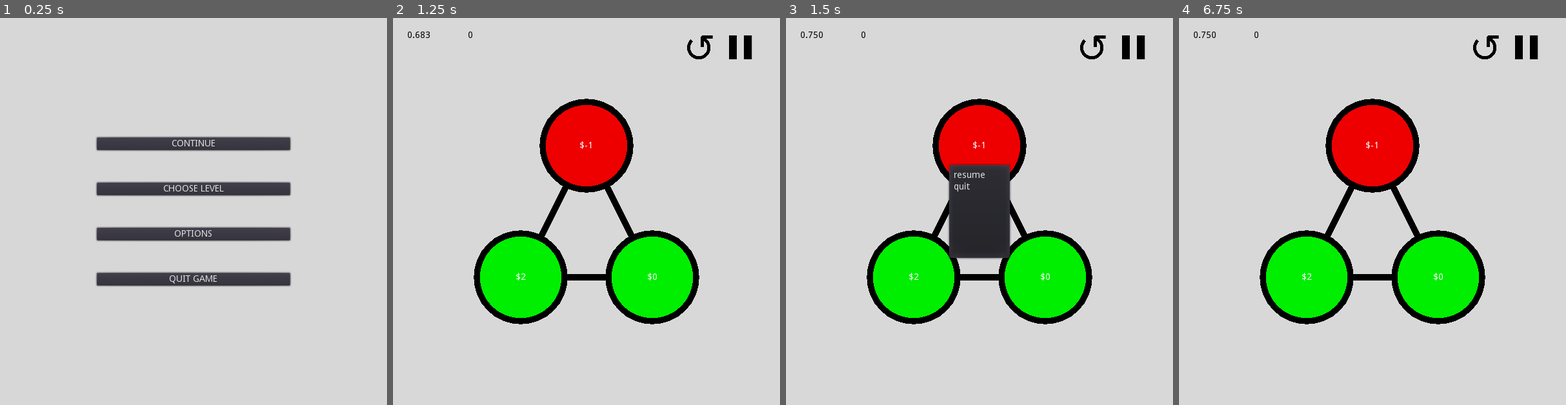
Above: before the commit, frames 1-4 (left to right).
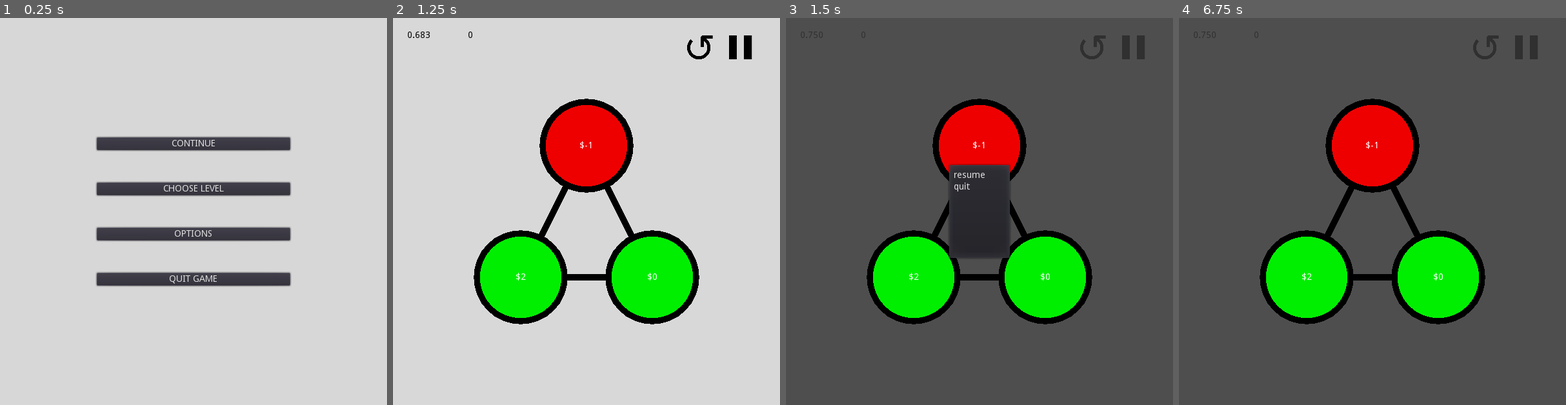
Above: after the commit, the same moments.

Repository: Inglo-Games/dollar-shuffle
Game: Godot game, scene res://scenes/main_menu.tscn
Same seed, same stepped clock (60 frames per second), same inputs: the game is played once before the commit and once after it.
Inputs (mouse positions are in pixels of both pictures, inside the frame that each line leads up to):
- Up to frame 1 (0.25 s): no input
- Up to frame 2 (1.25 s): click "CONTINUE" at 0.5 s
- Up to frame 3 (1.5 s): click (1134, 48) at 1.25 s
- Up to frame 4 (6.75 s): tap Enter at 2, 3.5, 5 s; move the mouse to (1457, 192) at 2.02 s; click (1457, 192) at 2.1 s; tap Space at 2.75, 4.25, 5.75 s; move the mouse to (1295, 230) at 2.77 s; right-click (1295, 230) at 2.85 s; move the mouse to (1411, 126) at 3.52 s; click (1411, 126) at 3.6 s; move the mouse to (1353, 288) at 4.27 s; right-click (1353, 288) at 4.35 s; move the mouse to (1488, 269) at 5.02 s; click (1488, 269) at 5.1 s; move the mouse to (1256, 153) at 5.77 s; right-click (1256, 153) at 5.85 s; move the mouse to (1391, 211) at 6.52 s; click (1391, 211) at 6.6 s

Frames 1-2 are identical in both runs. In frame 3, 83% of the frame differs, in the area x 0-100%, y 0-100%; in frame 4, 86%.

Commit message:
Adding obscuring background during pause

Diff:
--- a/scenes/game.tscn
+++ b/scenes/game.tscn
@@ -131,3 +131,19 @@
 group = null
 texture_normal = ExtResource( 3 )
 _sections_unfolded = [ "Anchor", "Margin", "Pause", "Rect", "Textures", "Transform" ]
+
+[node name="pause_background" type="ColorRect" parent="." index="5"]
+
+visible = false
+anchor_left = 0.0
+anchor_top = 0.0
+anchor_right = 1.0
+anchor_bottom = 1.0
+rect_pivot_offset = Vector2( 0, 0 )
+rect_clip_content = false
+mouse_filter = 0
+mouse_default_cursor_shape = 0
+size_flags_horizontal = 1
+size_flags_vertical = 1
+color = Color( 0.222656, 0.222656, 0.222656, 0.861882 )
+_sections_unfolded = [ "Anchor", "Margin", "Material", "Rect", "Visibility" ]
--- a/scripts/level.gd
+++ b/scripts/level.gd
@@ -162,8 +162,11 @@
 		# Update score label
 		score.text = str(len(moves))
 
-# Toggle pause state
+# Pause game
 func toggle_pause():
+	# Make the obscuring background layer visible
+	get_node("pause_background").visible = true
+	# Create and show pause menu
 	var popup = PausePopup.new()
 	add_child(popup)
 	popup.popup_centered_minsize(Vector2(100,150))
--- a/scripts/pause_popup.gd
+++ b/scripts/pause_popup.gd
@@ -21,7 +21,8 @@
 	get_parent().get_tree().set_pause(false)
 	# If pressed resume...
 	if id == 0:
-		# Just disapper, nothing else
+		# Make the obscuring background disappear
+		get_parent().get_node("pause_background").visible = false
 		pass
 	# If pressed quit...
 	elif id == 1:
